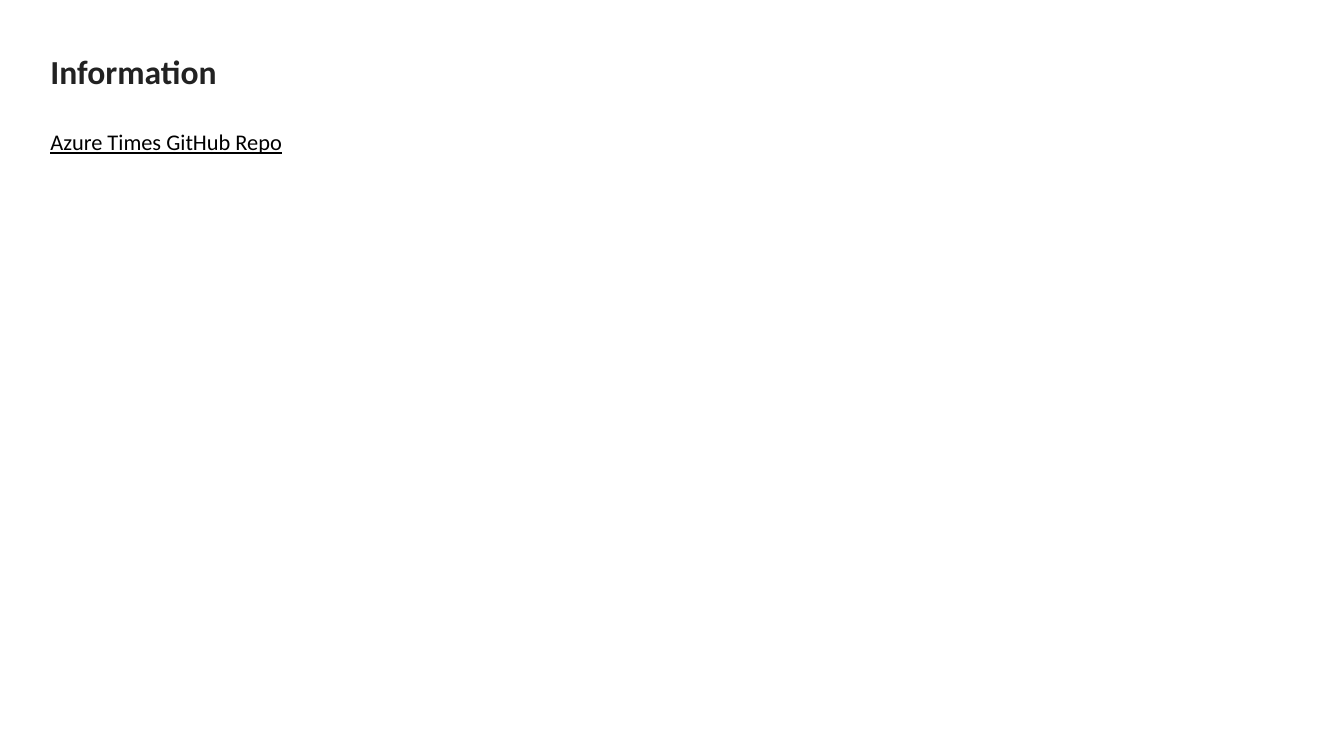
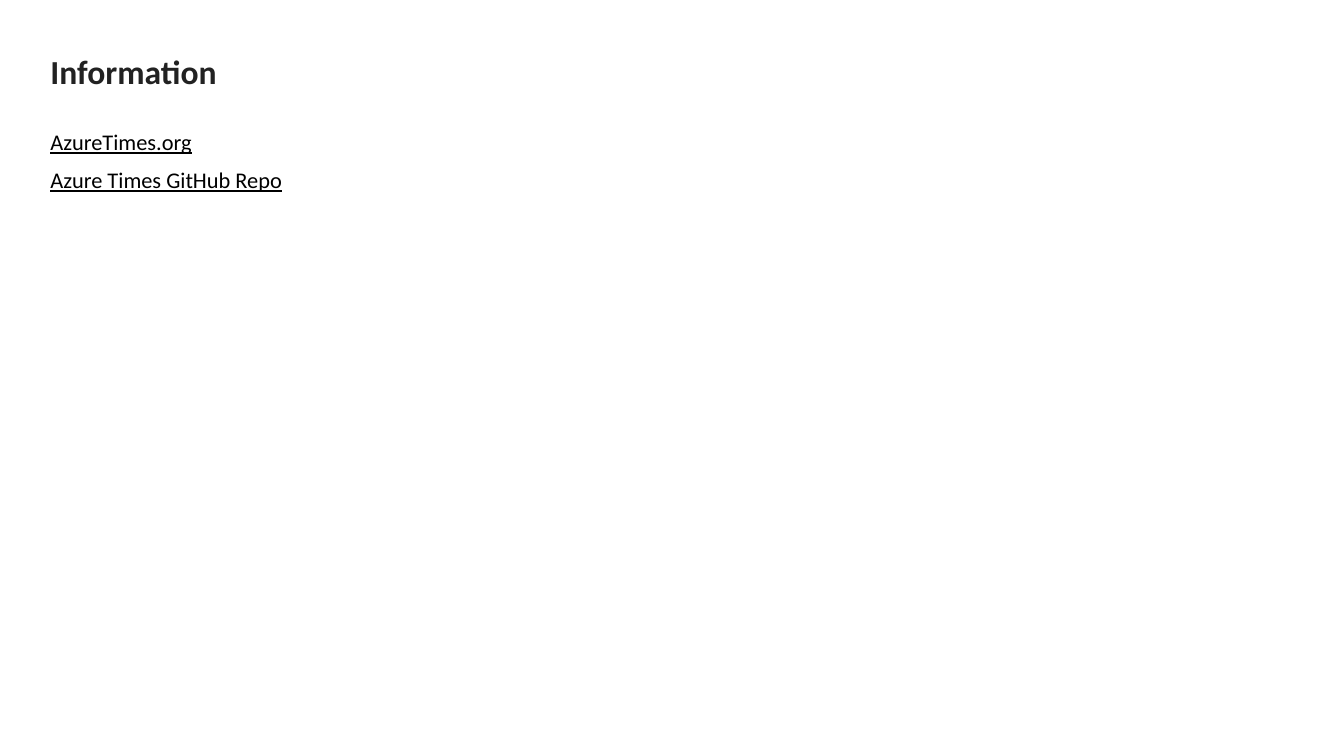
Before and after one commit to azureTimes/meetups, a slide deck: slide 39 of 00_presentation/2026/azureTimes201/AzureTimes_201.pptx. Drawn at 1344x756 pixels with LibreOffice and Linux fonts; fonts in the diff are those of the drawing. Boxes give left, top, right and bottom in pixels: in the first picture for what was removed or moved away, otherwise in the second. Text is boxed around its words. In the diff, an @@ line names an element or a change of style, - is before the commit and + after.

Commit message:
Azure Times 201

```diff
--- a/00_presentation/2026/azureTimes201/AzureTimes_201.pptx
+++ b/00_presentation/2026/azureTimes201/AzureTimes_201.pptx
@@ text at [50, 134, 191, 154]: paragraph added @@
+AzureTimes.org
```
